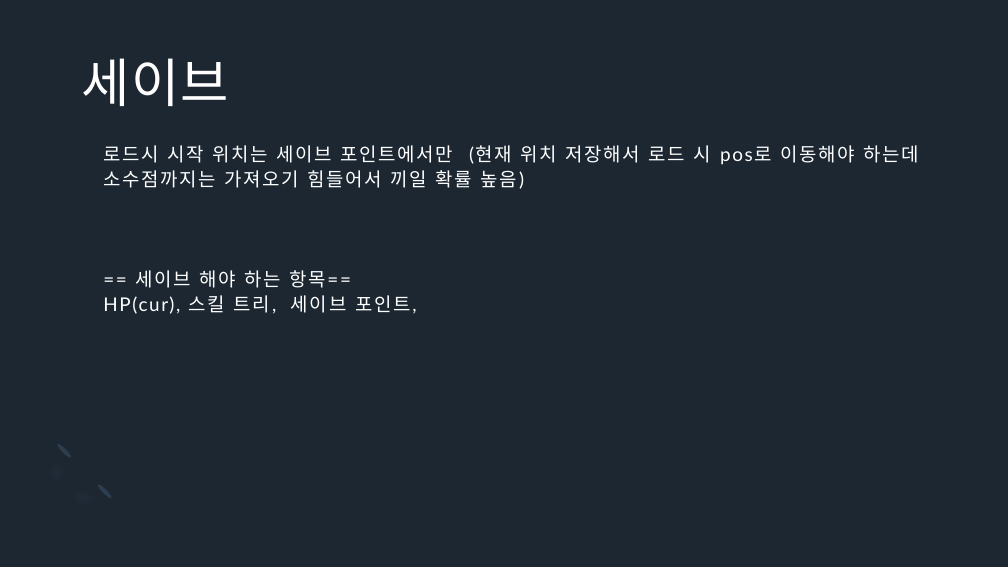
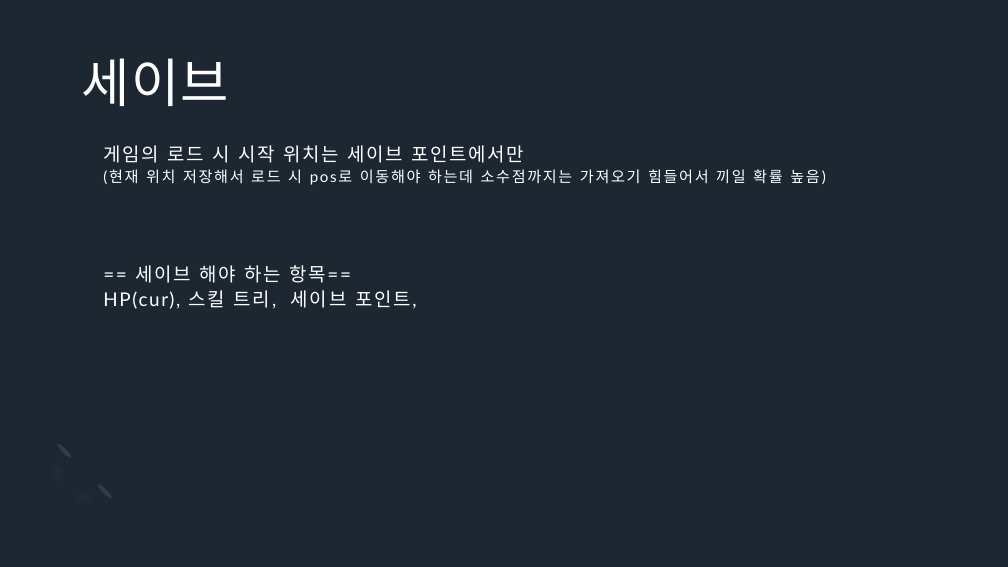
Before and after one commit to Icloy/2D_Roguelike, a slide deck: slide 16 of 기획서.pptx (slide 14 before the commit). Drawn at 1008x567 pixels with LibreOffice and Linux fonts; fonts in the diff are those of the drawing. Boxes give left, top, right and bottom in pixels: in the first picture for what was removed or moved away, otherwise in the second. Text is boxed around its words. In the diff, an @@ line names an element or a change of style, - is before the commit and + after.

```diff
--- a/기획서.pptx
+++ b/기획서.pptx
@@ title at <box>103,145,819,309</box>: text changed @@
-로드시 시작 위치는 세이브 포인트에서만 (현재 위치 저장해서 로드 시 pos로 이동해야 하는데 소수점까지는 가져오기 힘들어서 끼일 확률 높음)
-== 세이브 해야 하는 항목==
-HP(cur), 스킬 트리, 세이브 포인트,
+게임의 로드 시 시작 위치는 세이브 포인트에서만
+(현재 위치 저장해서 로드 시 pos로 이동해야 하는데 소수점까지는 가져오기 힘들어서 끼일 확률 높음)
+== 세이브 해야 하는 항목==
+HP(cur), 스킬 트리, 세이브 포인트,
```
Also in this commit, not shown: 6 other slides changed, 5 slides added, 1 slide removed.
